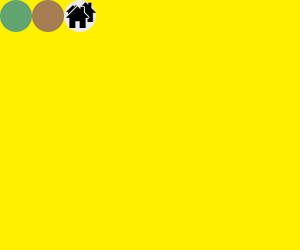
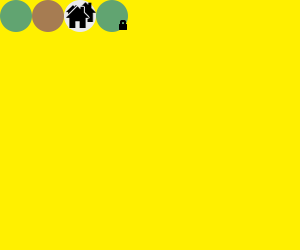
Layered file, before and after one edit (300×250). Changes by layer:
added layer "glyphicons_240_rotation_lock" above "Brownfield" over <box>119,20,127,30</box>
added layer "Park" above "Greenfield" over <box>96,0,128,32</box>
